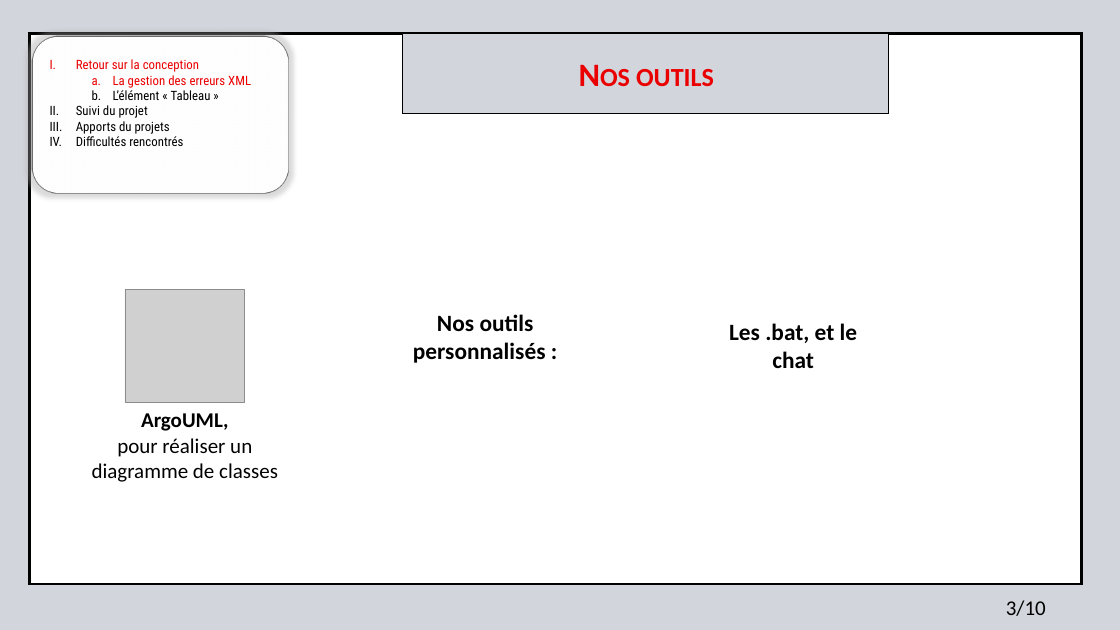
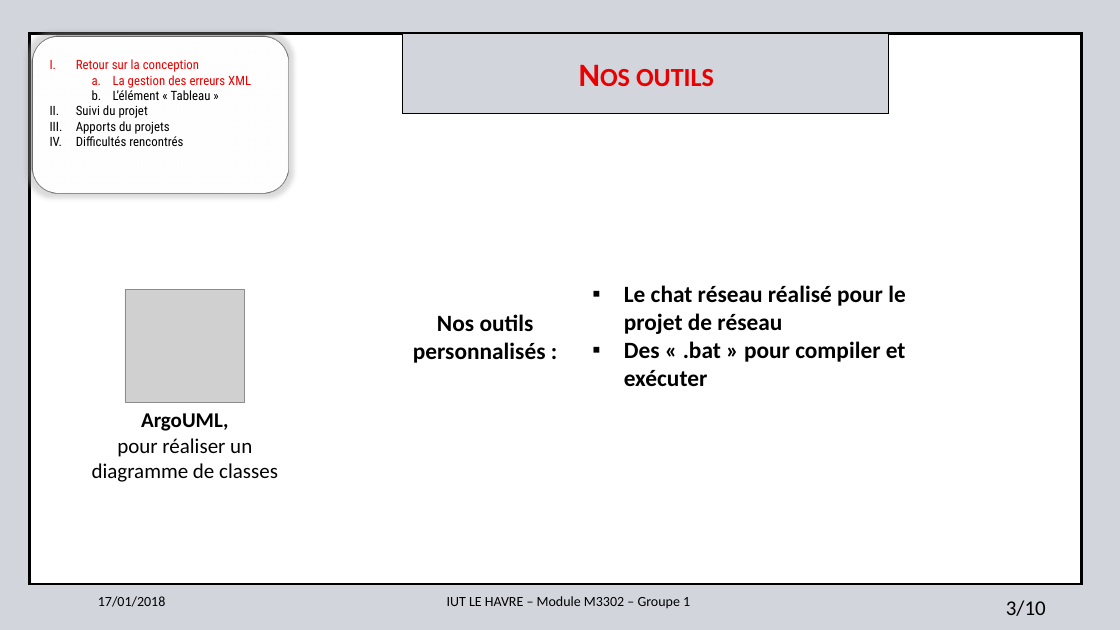
Before and after one commit to jonatjano/formulaire, a slide deck: slide 5 of text/Diaporama_Soutenance_projet_tutore_Bernouy_Deloison_Dewilde_Malet_Selle.pptx. Drawn at 1120x630 pixels with LibreOffice and Linux fonts; fonts in the diff are those of the drawing; grey boxes stand for pictures; background and template pictures are left out. Boxes give left, top, right and bottom in pixels: in the first picture for what was removed or moved away, otherwise in the second. Text is boxed around its words. In the diff, an @@ line names an element or a change of style, - is before the commit and + after.

Commit message:
é"'tr

```diff
--- a/text/Diaporama_Soutenance_projet_tutore_Bernouy_Deloison_Dewilde_Malet_Selle.pptx
+++ b/text/Diaporama_Soutenance_projet_tutore_Bernouy_Deloison_Dewilde_Malet_Selle.pptx
@@ text at <box>624,285,906,386</box>: text changed @@
-Les .bat, et le chat
+▪ Le chat réseau réalisé pour le projet de réseau
+▪ Des « .bat » pour compiler et exécuter
@@ text added at <box>98,596,165,607</box>, 12 pt, text #000000 @@
+17/01/2018
@@ text added at <box>447,596,690,608</box>, 12 pt, text #000000 @@
+IUT LE HAVRE – Module M3302 – Groupe 1
```
Also in this commit, not shown: 8 other slides changed, 2 slides added.
